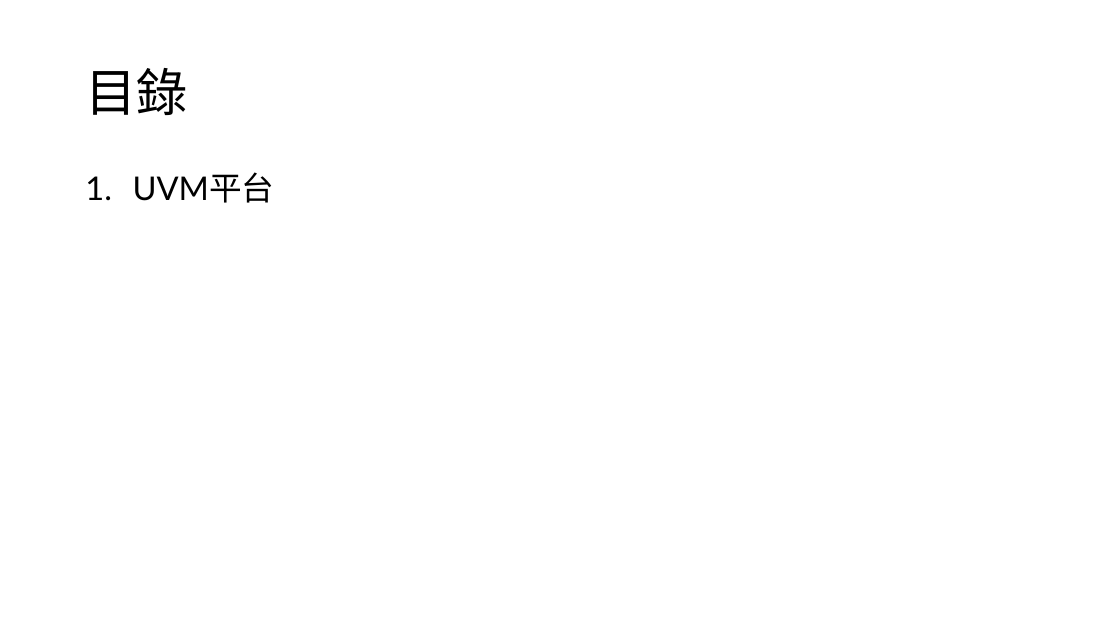
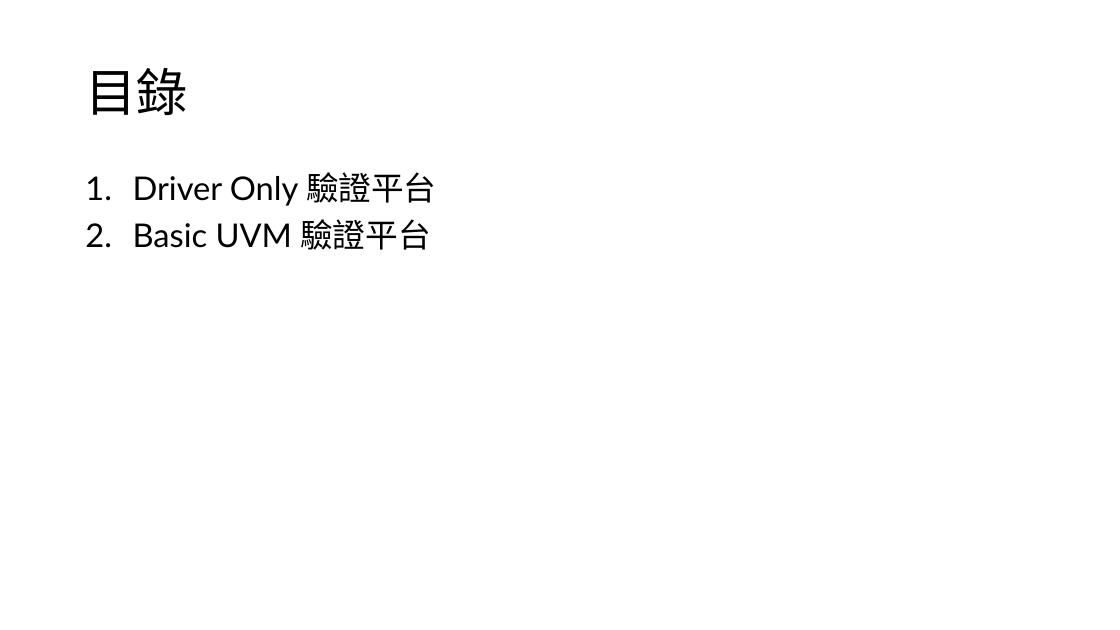
Before and after one commit to s9001055/DV_learning, a slide deck: slide 2 of UVM/UVM.pptx. Drawn at 1120x630 pixels with LibreOffice and Linux fonts; fonts in the diff are those of the drawing. Boxes give left, top, right and bottom in pixels: in the first picture for what was removed or moved away, otherwise in the second. Text is boxed around its words. In the diff, an @@ line names an element or a change of style, - is before the commit and + after.

```diff
--- a/UVM/UVM.pptx
+++ b/UVM/UVM.pptx
@@ text at bbox=[133, 172, 437, 250]: text changed @@
-1. UVM平台
+1. Driver Only 驗證平台
+2. Basic UVM 驗證平台
```
Also in this commit, not shown: 2 other slides changed, 3 slides added, 11 other files.
